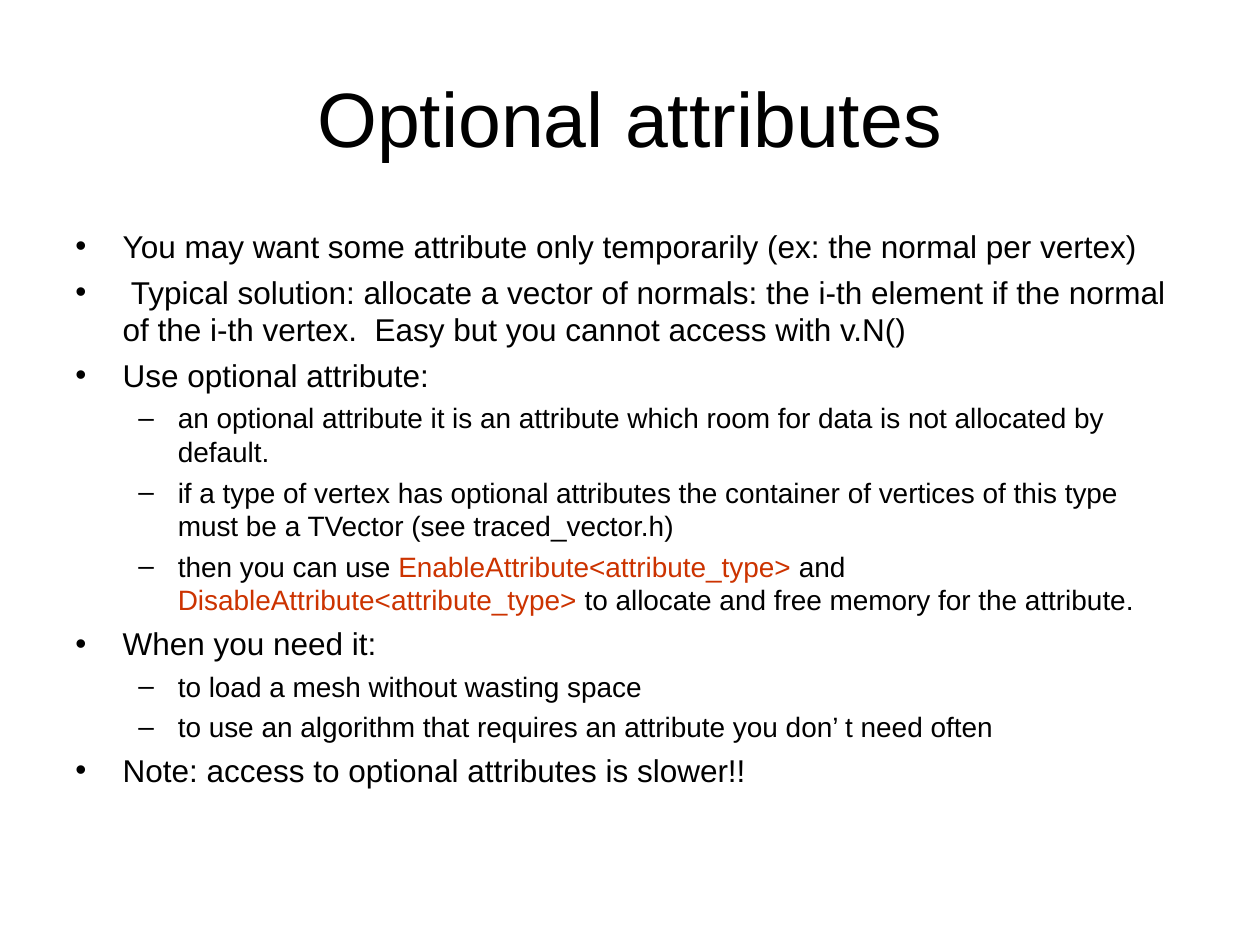
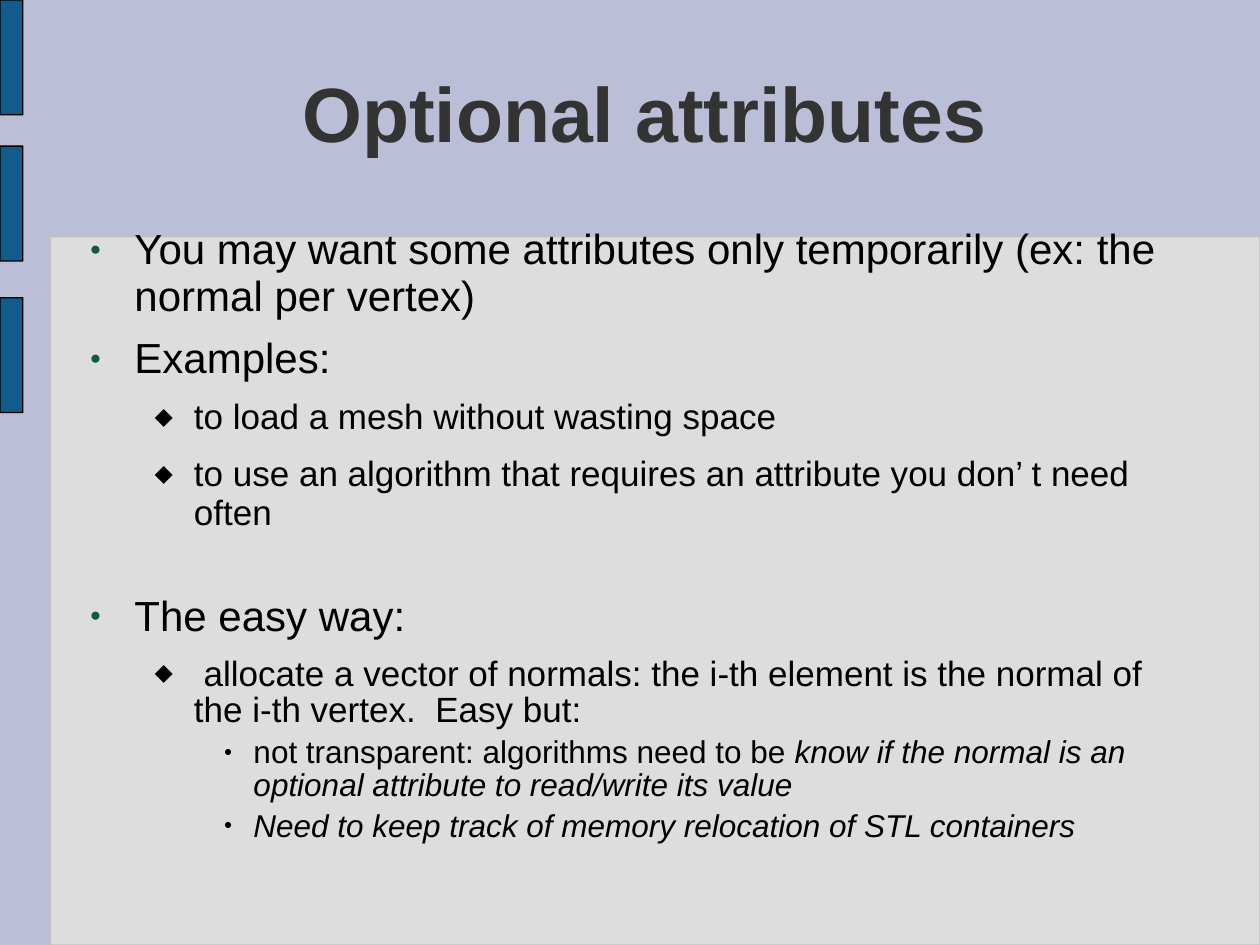
Before and after one commit to prototypable/vcglib, a slide deck: slide 11 of docs/introduction to vcg.ppt (slide 14 before the commit). Drawn at 1260x945 pixels with LibreOffice and Linux fonts; fonts in the diff are those of the drawing. Boxes give left, top, right and bottom in pixels: in the first picture for what was removed or moved away, otherwise in the second. Text is boxed around its words. In the diff, an @@ line names an element or a change of style, - is before the commit and + after.

```diff
--- a/docs/introduction to vcg.ppt
+++ b/docs/introduction to vcg.ppt
@@ background #FFFFFF to #BABED6 @@
@@ freeform shape added at (0, 0, 23, 115), fill #125C8D, outline #000000 0.74 pt @@
@@ title "Optional attributes" at (302, 86, 986, 157): text colour #000000 to #333333, bold on; indent changed; line spacing 1 to 0.93 @@
@@ freeform shape added at (0, 146, 23, 261), fill #125C8D, outline #000000 0.74 pt @@
@@ rounded rectangle added at (50, 237, 1260, 945), fill #DDDDDD, outline #C0C0C0 0.74 pt @@
@@ text at (134, 233, 1155, 382): text changed; size 16 to 24 pt @@
-• You may want some attribute only temporarily (ex: the normal per vertex)
-• Typical solution: allocate a vector of normals: the i-th element if the normal of the i-th vertex. Easy but you cannot access with v.N()
-• Use optional attribute:
-  – an optional attribute it is an attribute which room for data is not allocated by default.
-  – if a type of vertex has optional attributes the container of vertices of this type must be a TVector (see traced_vector.h)
-  – then you can use EnableAttribute<attribute_type> and DisableAttribute<attribute_type> to allocate and free memory for the attribute.
-• When you need it:
+● You may want some attributes only temporarily (ex: the normal per vertex)
+● Examples:
@@ freeform shape added at (0, 297, 23, 412), fill #125C8D, outline #000000 0.74 pt @@
@@ text at (194, 403, 1129, 526): size 16 to 20 pt in "to load a mesh without wasting space", "to use an algorithm that requires an ..."; bullet – to ⬥; line spacing 1 to 0.93; more space between paragraphs @@
@@ text at (134, 600, 1142, 843): text changed @@
-• Note: access to optional attributes is slower!!
+● The easy way:
+  ⬥ allocate a vector of normals: the i-th element is the normal of the i-th vertex. Easy but:
+    ● not transparent: algorithms need to be know if the normal is an optional attribute to read/write its value
+    ● Need to keep track of memory relocation of STL containers
```
Also in this commit, not shown: 12 other slides changed, 15 slides added, 18 slides removed.
